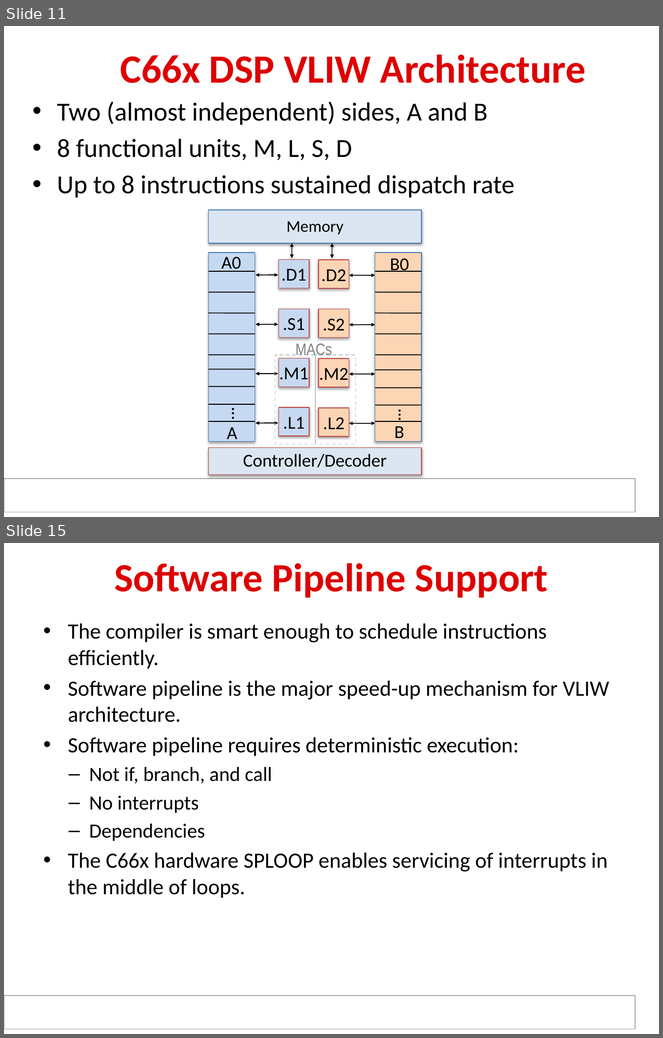
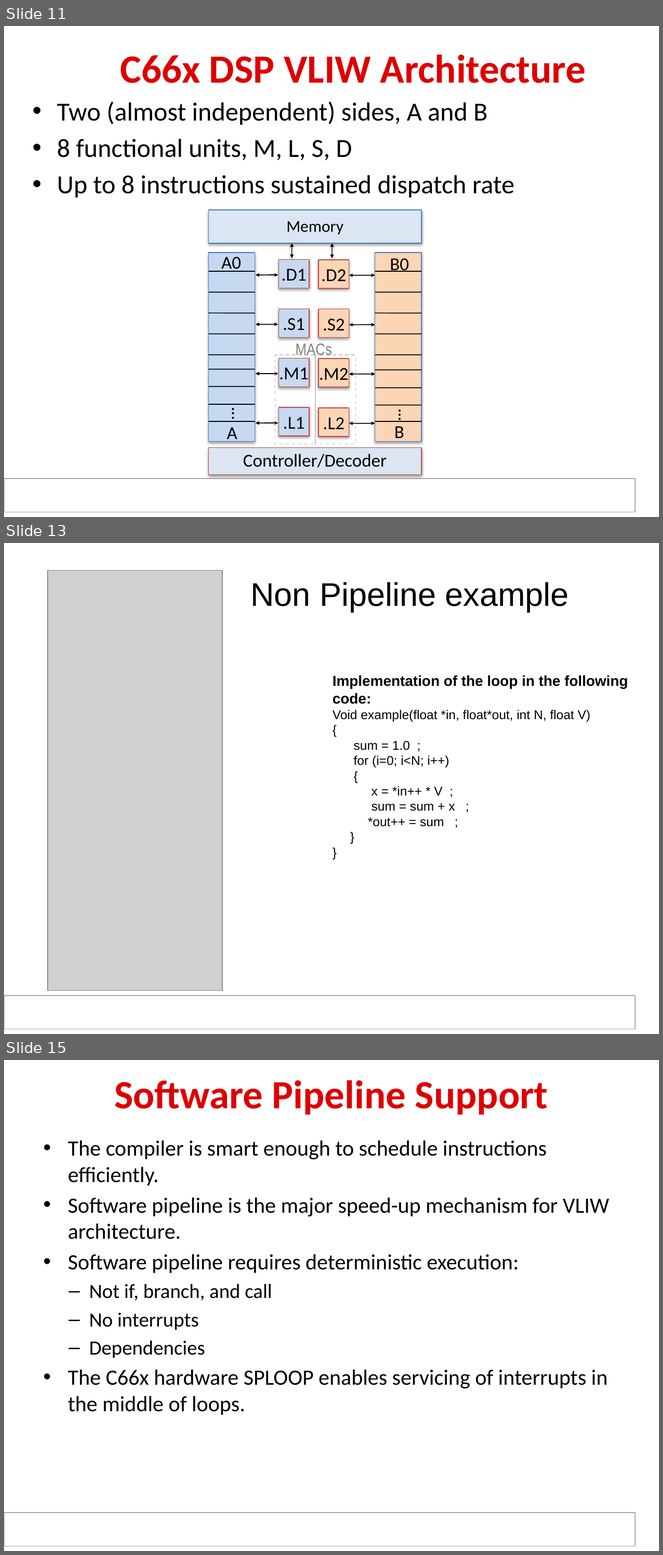
Before and after one commit to hari1989/keystone-workshop, a slide deck: slides/KeyStone Optimization.pptx. Shown one above the other, each under a label of ours: slides 11 and 15 before the commit, slides 11, 13 and 15 after it; the slides between them are not shown. The pictures are 663x1038 and 663x1555 pixels, drawn with LibreOffice and Linux fonts; fonts in the diff are those of the drawing; grey boxes stand for pictures; background and template pictures are left out. Boxes give left, top, right and bottom in pixels: in the first picture for what was removed or moved away, otherwise in the second. Text is boxed around its words. In the diff, an @@ line names an element or a change of style, - is before the commit and + after.

Commit message:
New Software Pipeline slides

```diff
--- a/slides/KeyStone Optimization.pptx
+++ b/slides/KeyStone Optimization.pptx
@@ slide 13 added at box(4, 543, 659, 1034), background #FFFFFF; not listed: 1 template element that a slide beside it also shows @@
@@ picture added at box(48, 571, 223, 991) @@
@@ text added at box(250, 582, 569, 612), 36 pt, text #000000 @@
+Non Pipeline example
@@ text added at box(333, 675, 628, 827), 14 pt, text #000000 @@
+Implementation of the loop in the following code:
+Void example(float *in, float*out, int N, float V)
+{
+sum = 1.0 ;
+for (i=0; i<N; i++)
+{
+x = *in++ * V ;
+sum = sum + x ;
+*out++ = sum ;
+}
+}
```
Also in this commit, not shown: 5 other slides added, 3 slides removed.
